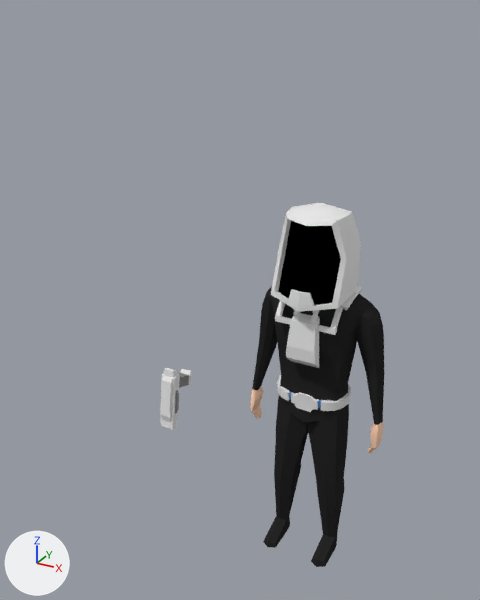
One commit to the Blender file Resources/WorkerAnimated.blend: the scene before it, then after it.
Both versions are drawn from a 50 mm camera at (7.0, -17.73, 12.85) aimed at (-2.68, -0.14, 4.05). The lights are fixed; the arrows at lower left show +X, +Y and +Z.

The older version as bpy lines, for what is in view:
```python
ob_belt = bpy.data.objects.new('Belt', me_cube_001)
ob_belt.location = (0.0, 0.05, 1.35)
ob_belt.rotation_euler = (0.0829, -0.0014, 0.00285)  # degrees (4.7, -0.1, 0.2)
ob_blaser = bpy.data.objects.new('Blaser', me_cube_009)
ob_blaser.location = (-5.48, 0.13, -0.03)
ob_blaser.rotation_euler = (1.436, 0.0, 0.0)  # degrees (82, 0, 0)
ob_blaser.scale = (0.421, 0.421, 0.421)
ob_body = bpy.data.objects.new('Body', me_cube)
ob_body.location = (0.0, 0.0, 0.0)
ob_boot_l = bpy.data.objects.new('Boot.L', me_cube_004)
ob_boot_l.location = (0.0, 0.0, 0.0)
ob_boot_r = bpy.data.objects.new('Boot.R', me_cube_002)
ob_boot_r.location = (0.0, 0.0, 0.0)
ob_chestequipment = bpy.data.objects.new('ChestEquipment', me_cube_003)
ob_chestequipment.location = (0.0, 0.0, 5.06)
ob_chestequipment.scale = (0.364, 0.364, 0.364)
ob_gloves = bpy.data.objects.new('Gloves', me_cube_012)
ob_gloves.location = (0.0, 0.0, 0.0)
ob_helmet = bpy.data.objects.new('Helmet', me_cube_006)
ob_helmet.location = (0.0, -0.16, 6.6)
ob_helmet.scale = (1.35, 1.35, 1.35)
```
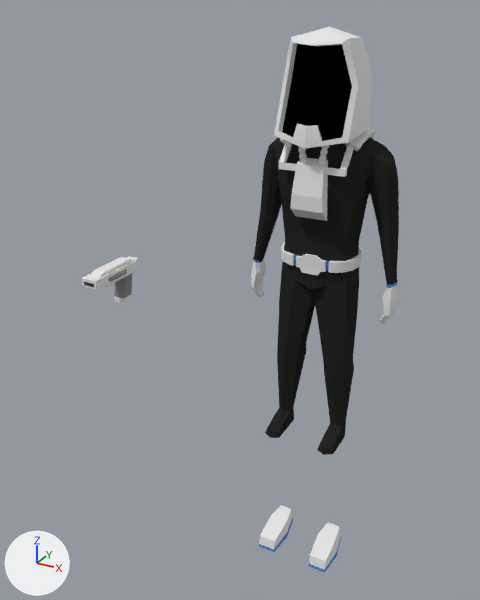
The change, as a diff of the scene's bpy script:
```diff
--- a/Resources/WorkerAnimated.blend.py
+++ b/Resources/WorkerAnimated.blend.py
@@ ob_gloves @@
 ob_gloves.location = (0.0, 0.0, 0.0)
-ob_gloves.hide_viewport = True
@@ ob_helmet @@
 ob_helmet = bpy.data.objects.new('Helmet', me_cube_006)
-ob_helmet.location = (0.0, -0.16, 6.6)
+ob_helmet.location = (0.0, -0.16, 11.3)
 ob_helmet.scale = (1.35, 1.35, 1.35)
@@ ob_chestequipment @@
 ob_chestequipment = bpy.data.objects.new('ChestEquipment', me_cube_003)
-ob_chestequipment.location = (0.0, 0.0, 5.06)
+ob_chestequipment.location = (0.0, 0.0, 9.77)
 ob_chestequipment.scale = (0.364, 0.364, 0.364)
@@ ob_belt @@
 ob_belt = bpy.data.objects.new('Belt', me_cube_001)
-ob_belt.location = (0.0, 0.05, 1.35)
+ob_belt.location = (0.0, 0.05, 6.06)
 ob_belt.rotation_euler = (0.0829, -0.0014, 0.00285)  # degrees (4.7, -0.1, 0.2)
@@ ob_body @@
 ob_body = bpy.data.objects.new('Body', me_cube)
-ob_body.location = (0.0, 0.0, 0.0)
+ob_body.location = (0.0, 0.0, 4.7)
@@ ob_boot_l @@
 ob_boot_l.location = (0.0, 0.0, 0.0)
-ob_boot_l.hide_viewport = True
@@ ob_boot_r @@
 ob_boot_r.location = (0.0, 0.0, 0.0)
-ob_boot_r.hide_viewport = True
@@ ob_blaser @@
 ob_blaser = bpy.data.objects.new('Blaser', me_cube_009)
-ob_blaser.location = (-5.48, 0.13, -0.03)
-ob_blaser.rotation_euler = (1.436, 0.0, 0.0)  # degrees (82, 0, 0)
-ob_blaser.scale = (0.421, 0.421, 0.421)
+ob_blaser.location = (-7.47, -0.26, 3.75)
+ob_blaser.scale = (0.459, 0.459, 0.459)
 _m = ob_blaser.modifiers.new('Mirror', 'MIRROR')
```

What differs and where, as boxes (x1, y1, x2, y2) in the pictures (480 x 600 px):
'Body', moved
    before: (251, 287, 384, 567)
    after: (253, 137, 399, 455)
'Helmet', moved
    before: (271, 203, 361, 312)
    after: (274, 27, 373, 149)
'ChestEquipment', moved
    before: (275, 284, 363, 368)
    after: (279, 128, 376, 221)
'Blaser', moved, rescaled, turned
    before: (160, 368, 192, 430)
    after: (81, 256, 139, 303)
'Belt', moved
    before: (277, 375, 351, 412)
    after: (281, 242, 361, 275)
'Boot.L', shown
    after: (308, 522, 341, 573)
'Boot.R', shown
    after: (259, 505, 293, 552)
'Gloves', shown
    after: (251, 257, 398, 324)
